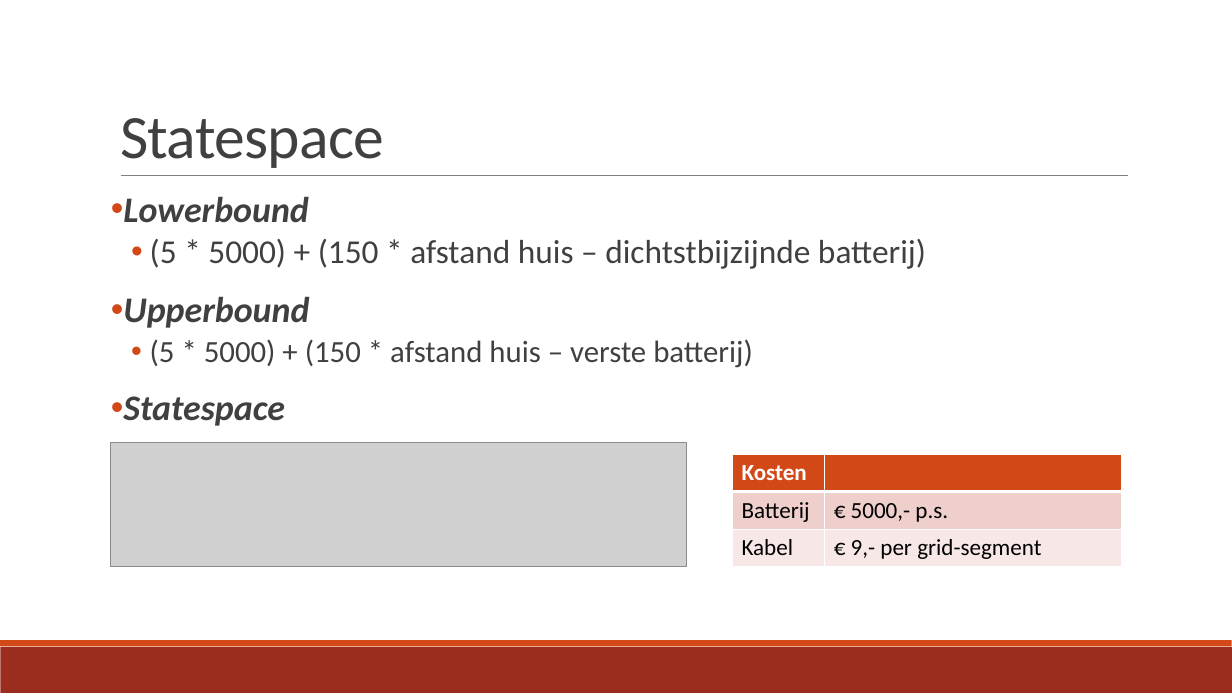
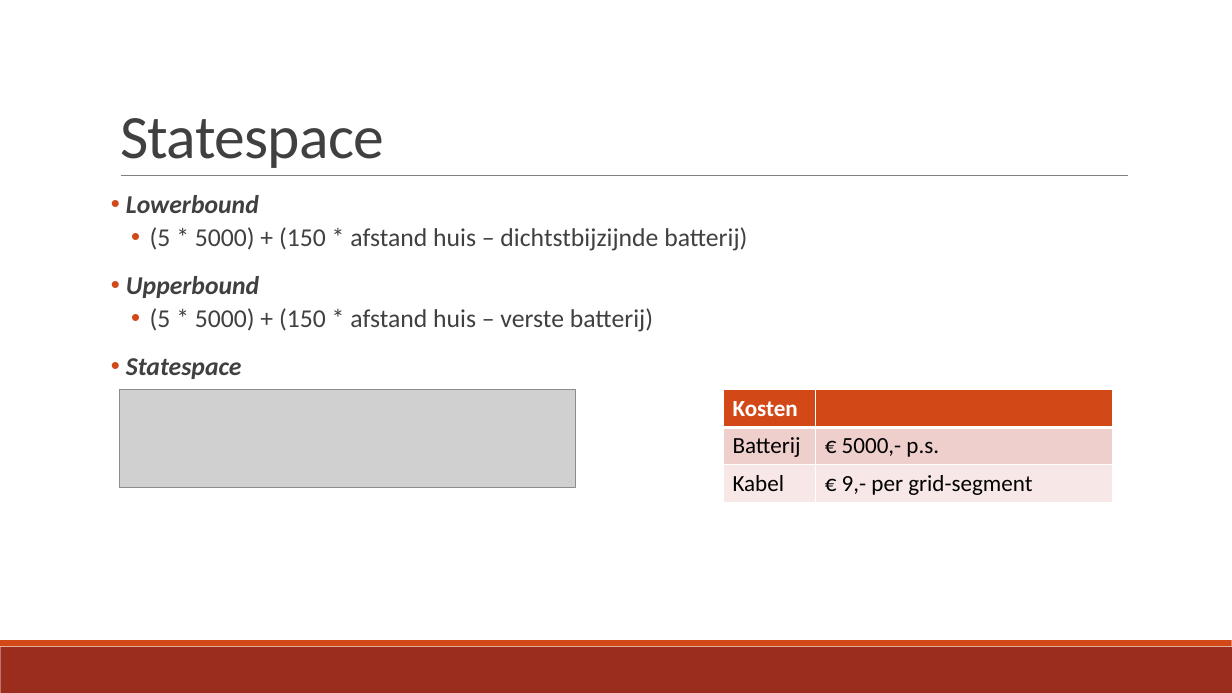
Before and after one commit to broekm006/SmartGrid, a slide deck: slide 5 of eindpresentatie.pptx. Drawn at 1232x693 pixels with LibreOffice and Linux fonts; fonts in the diff are those of the drawing; grey boxes stand for pictures. Boxes give left, top, right and bottom in pixels: in the first picture for what was removed or moved away, otherwise in the second. Text is boxed around its words. In the diff, an @@ line names an element or a change of style, - is before the commit and + after.

```diff
--- a/eindpresentatie.pptx
+++ b/eindpresentatie.pptx
@@ text "Lowerbound" at [126,195,747,379]: size 28 to 20 pt in "Lowerbound", "Upperbound", "Statespace"; size 26 to 20 pt, size 24 to 20 pt in "(5 * 5000) + (150 * afstand ..." @@
@@ picture: place and size @@
-picture at [111,443,687,567]
+picture at [120,390,576,488]
@@ table: place and size @@
-table at [733,455,1122,567]
+table at [724,390,1113,503]
```
Also in this commit, not shown: 2 other slides changed.
